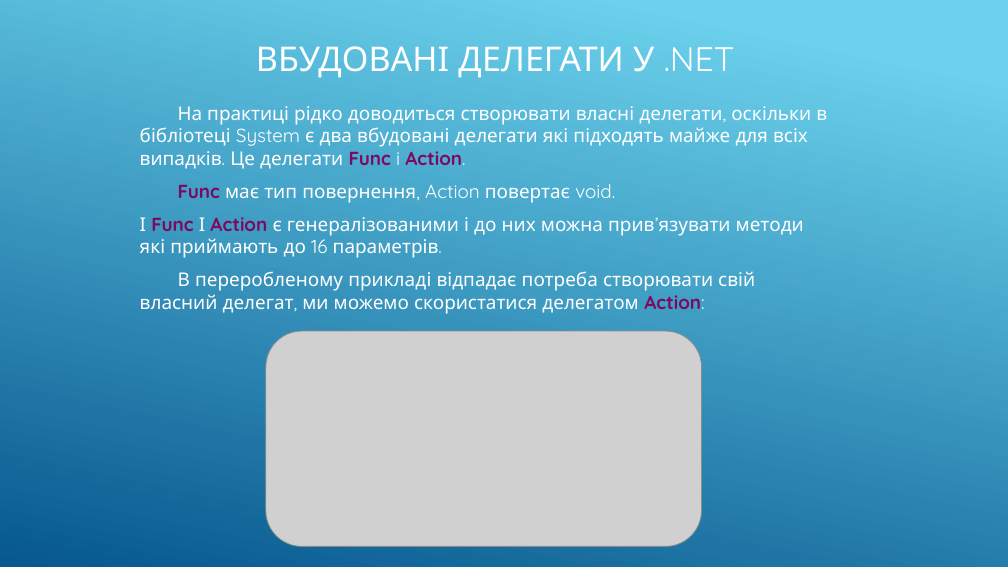
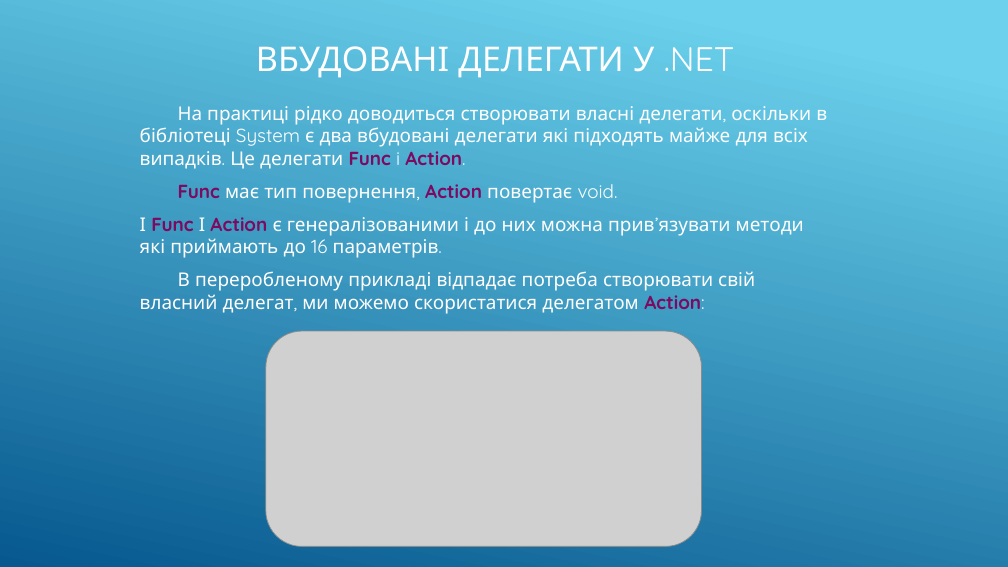
Before and after one commit to MaryanDev/ang2, a slide deck: slide 10 of LogosDelegatesLecture.pptx. Drawn at 1008x567 pixels with LibreOffice and Linux fonts; fonts in the diff are those of the drawing; grey boxes stand for pictures. Boxes give left, top, right and bottom in pixels: in the first picture for what was removed or moved away, otherwise in the second. Text is boxed around its words. In the diff, an @@ line names an element or a change of style, - is before the commit and + after.

```diff
--- a/LogosDelegatesLecture.pptx
+++ b/LogosDelegatesLecture.pptx
@@ text at box(178, 184, 618, 203): text colour #FFFFFF to #7C0B61, bold on in "Action" @@
```
Also in this commit, not shown: 7 other slides changed, 1 slide added.
